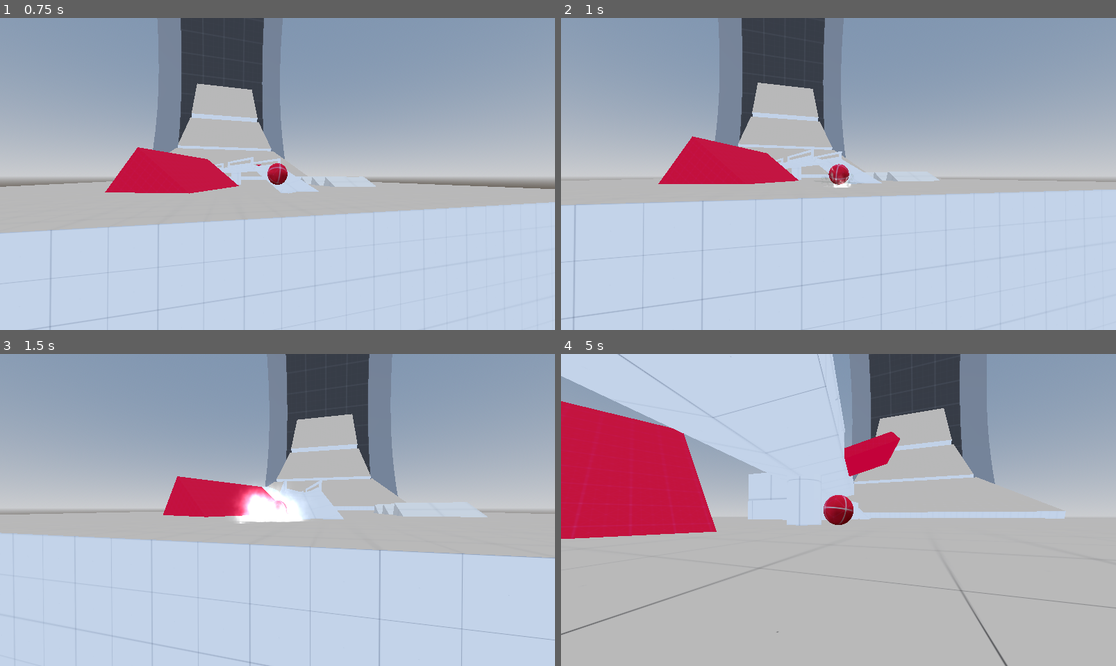
Above: before the commit, frames 1-4 (two rows, left to right).
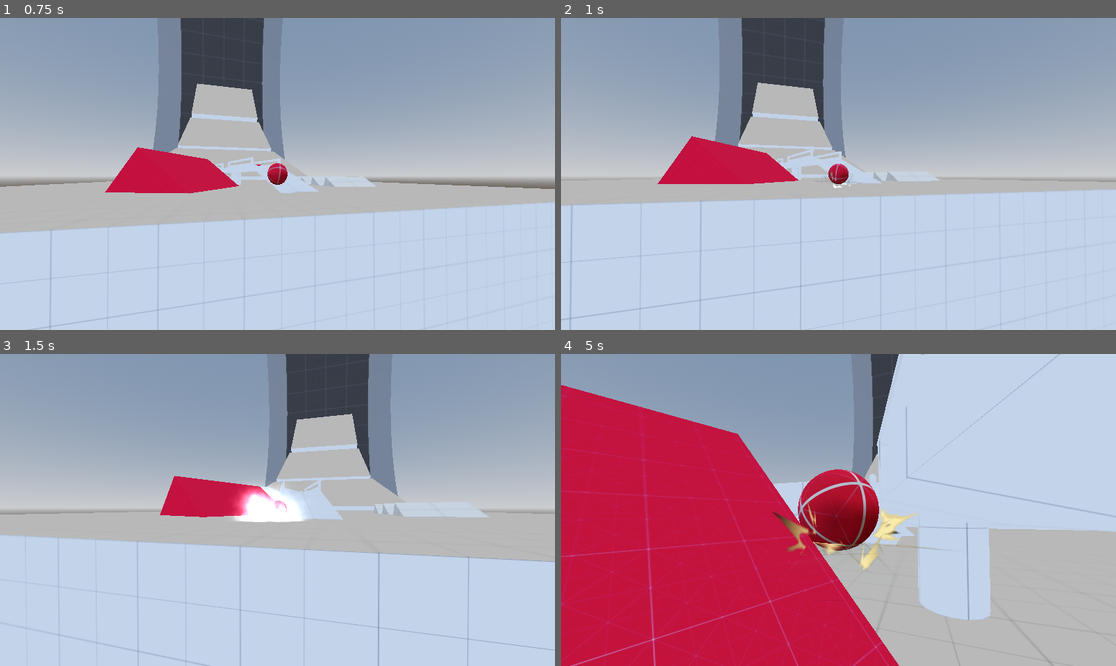
Above: after the commit, the same moments.

Repository: Bartticus/GMTK2025
Game: Godot game, scene res://Scenes/main/main.tscn
Same seed, same stepped clock (60 frames per second), same inputs: the game is played once before the commit and once after it.
Inputs (mouse positions are in pixels of both pictures, inside the frame that each line leads up to):
- Up to frame 1 (0.75 s): move the mouse to (305, 174) at 0.52 s; hold W (forward) from 0.53 s (still down); hold Space (drift) from 0.53 s (still down)
- Up to frame 2 (1 s): keep holding W (forward); keep holding Space (drift)
- Up to frame 3 (1.5 s): keep holding W (forward); move the mouse to (249, 510) at 1.27 s; release Space (drift) at 1.28 s; tap Mouse wheel down (wheel_down) at 1.35 s
- Up to frame 4 (5 s): keep holding W (forward); move the mouse to (849, 503) at 2.02 s; hold Mouse wheel up (wheel_up) 2.03-2.78 s; move the mouse to (832, 516) at 2.77 s; tap Space (drift) at 2.85 s; move the mouse to (877, 513) at 3.52 s; hold Mouse wheel down (wheel_down) 3.53-4.28 s; move the mouse to (794, 506) at 4.27 s; tap Mouse wheel up (wheel_up) at 4.35 s

Frame 1 is identical in both runs. In frame 2, 0.5% of the frame differs, in the area x 0-97%, y 5-100%; in frame 3, 1.8%; in frame 4, 70%, in the area x 0-100%, y 0-100%.

Commit message:
no jolt :(

Diff:
--- a/project.godot
+++ b/project.godot
@@ -71,10 +71,6 @@
 3d_physics/layer_1="World"
 3d_physics/layer_2="Player"
 
-[physics]
-
-3d/physics_engine="Jolt Physics"
-
 [rendering]
 
 renderer/rendering_method="gl_compatibility"
